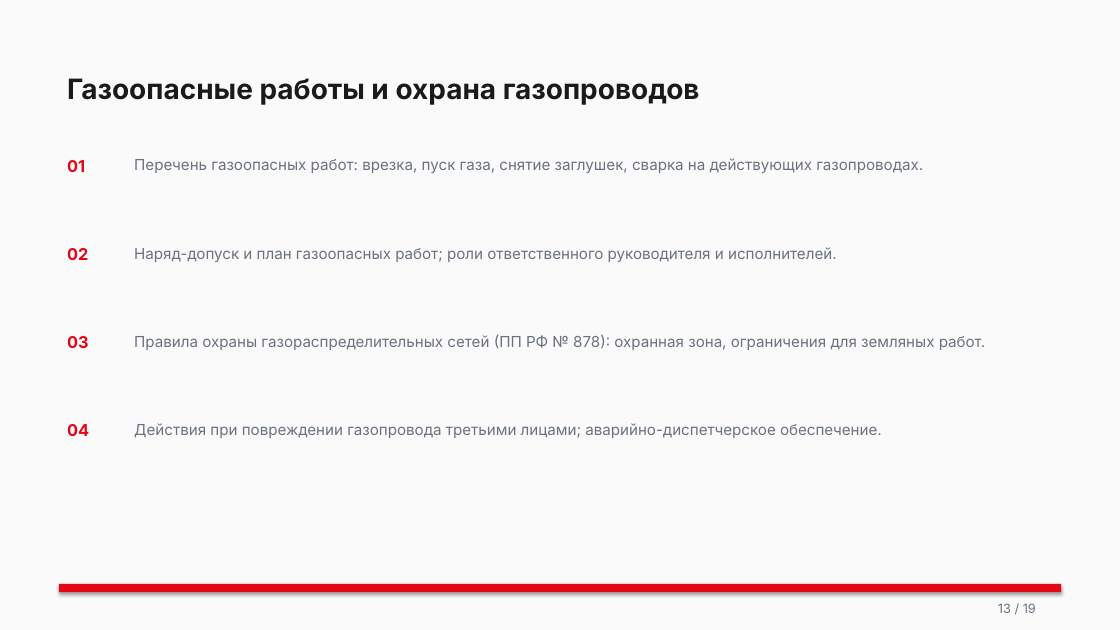
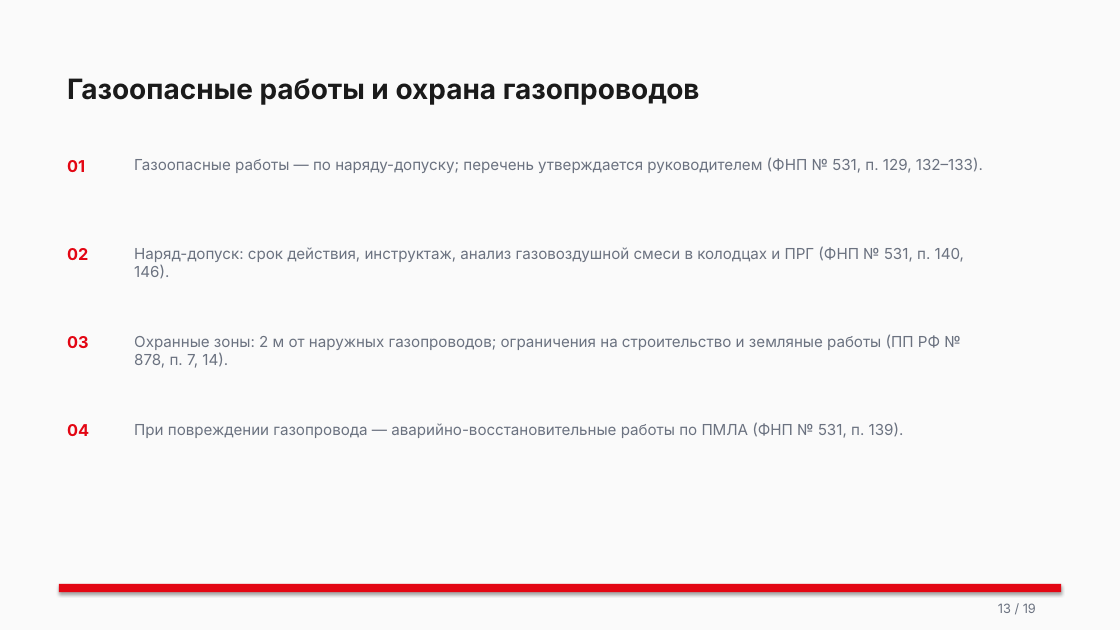
Before and after one commit to lysakalenushka-hash/-, a slide deck: slide 13 of Б.7.5_Проектирование_строительство_газовых_сетей.pptx. Drawn at 1120x630 pixels with LibreOffice and Linux fonts; fonts in the diff are those of the drawing. Boxes give left, top, right and bottom in pixels: in the first picture for what was removed or moved away, otherwise in the second. Text is boxed around its words. In the diff, an @@ line names an element or a change of style, - is before the commit and + after.

```diff
--- a/Б.7.5_Проектирование_строительство_газовых_сетей.pptx
+++ b/Б.7.5_Проектирование_строительство_газовых_сетей.pptx
@@ text at (x1=134, y1=157, x2=983, y2=173): text changed @@
-Перечень газоопасных работ: врезка, пуск газа, снятие заглушек, сварка на действующих газопроводах.
+Газоопасные работы — по наряду-допуску; перечень утверждается руководителем (ФНП № 531, п. 129, 132–133).
@@ text at (x1=134, y1=246, x2=964, y2=278): text changed @@
-Наряд-допуск и план газоопасных работ; роли ответственного руководителя и исполнителей.
+Наряд-допуск: срок действия, инструктаж, анализ газовоздушной смеси в колодцах и ПРГ (ФНП № 531, п. 140, 146).
@@ text at (x1=134, y1=334, x2=961, y2=368): text changed @@
-Правила охраны газораспределительных сетей (ПП РФ № 878): охранная зона, ограничения для земляных работ.
+Охранные зоны: 2 м от наружных газопроводов; ограничения на строительство и земляные работы (ПП РФ № 878, п. 7, 14).
@@ text at (x1=134, y1=422, x2=904, y2=438): text changed @@
-Действия при повреждении газопровода третьими лицами; аварийно-диспетчерское обеспечение.
+При повреждении газопровода — аварийно-восстановительные работы по ПМЛА (ФНП № 531, п. 139).
```
Also in this commit, not shown: 9 other slides changed, 10 other files.
